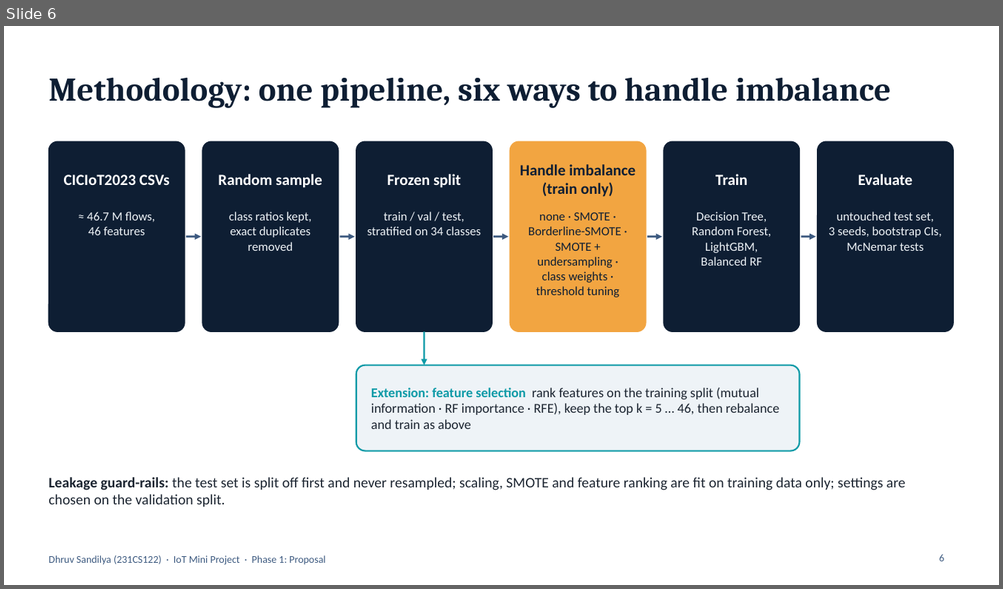
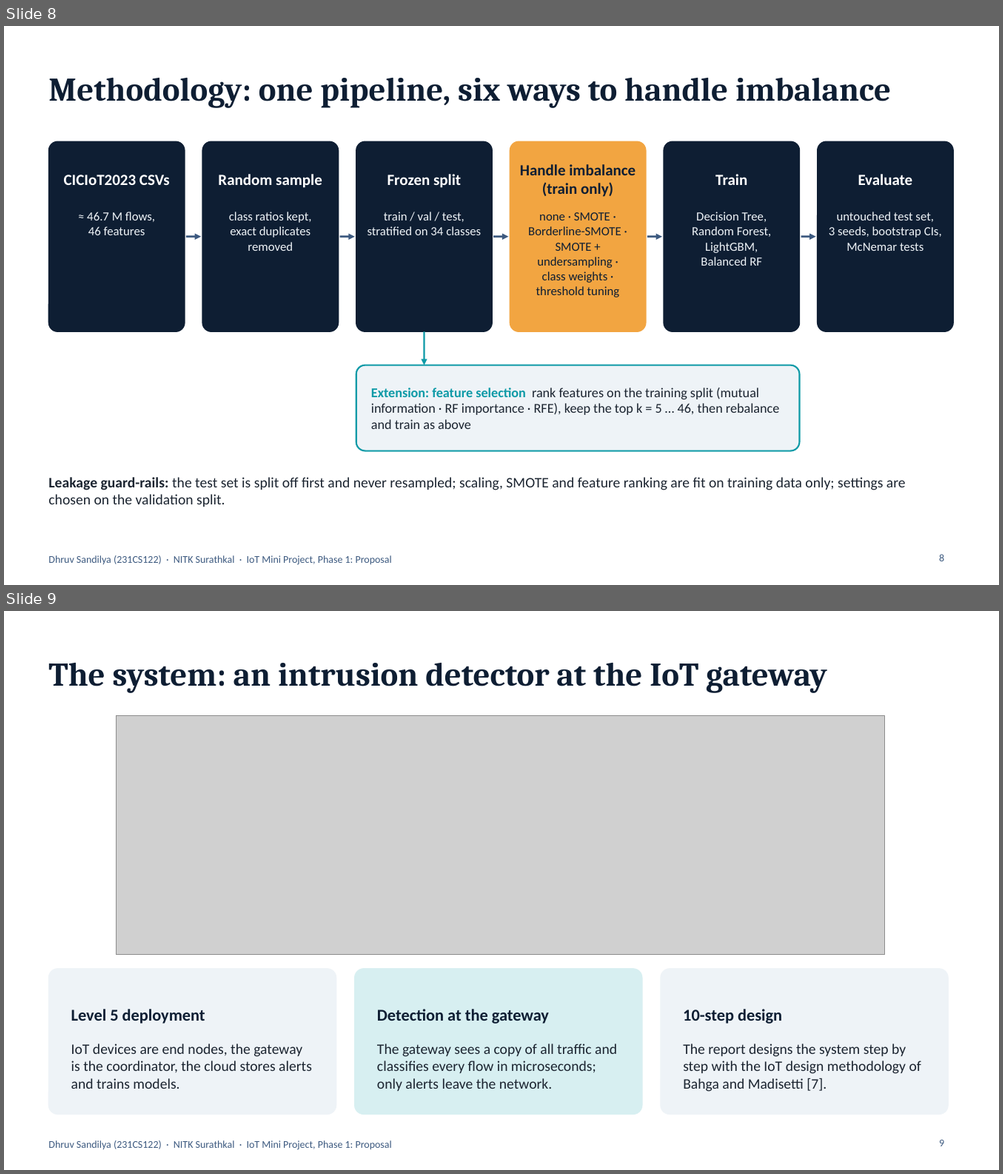
Before and after one commit to Dhruvsandilya0711/IoT_Mini_Project, a slide deck: slides/Phase1_Proposal.pptx. Shown one above the other, each under a label of ours: slide 6 before the commit, slides 8 and 9 after it. The pictures are 1003x589 and 1003x1174 pixels, drawn with LibreOffice and Linux fonts; fonts in the diff are those of the drawing; grey boxes stand for pictures. Boxes give left, top, right and bottom in pixels: in the first picture for what was removed or moved away, otherwise in the second. Text is boxed around its words. In the diff, an @@ line names an element or a change of style, - is before the commit and + after.

Commit message:
Rebuild both presentations and drop the Raspberry Pi wording
Phase 1 (proposal, 16 slides) and Phase 2 (results and demo, 21 slides)
now open with an NITK title slide and an outline, end with references,
and Phase 2 adds slides on how the experiments were run and on the live
demo. The report, its diagrams and both decks describe the gateway as a
generic device. notebooks/demo.ipynb runs the demo in Kaggle.

```diff
--- a/slides/Phase1_Proposal.pptx
+++ b/slides/Phase1_Proposal.pptx
@@ slide 9 added at [4, 611, 999, 1170], background #FFFFFF; not listed: 1 template element that a slide beside it also shows @@
@@ title added at [48, 663, 827, 693], 32 pt, text #0E1E33, bold @@
+The system: an intrusion detector at the IoT gateway
@@ picture added at [116, 715, 885, 955] @@
@@ rounded rectangle added at [48, 969, 336, 1115], fill #EEF3F7, outline #EEF3F7 1 pt @@
@@ rounded rectangle added at [355, 969, 642, 1115], fill #D7EFF1, outline #D7EFF1 1 pt @@
@@ rounded rectangle added at [660, 969, 948, 1115], fill #EEF3F7, outline #EEF3F7 1 pt @@
@@ text added at [71, 1009, 205, 1024], 16 pt, text #0E1E33, bold @@
+Level 5 deployment
@@ text added at [377, 1009, 549, 1024], 16 pt, text #0E1E33, bold @@
+Detection at the gateway
@@ text added at [683, 1009, 782, 1024], 16 pt, text #0E1E33, bold @@
+10-step design
@@ text added at [71, 1044, 312, 1089], 14 pt, text #1B2430 @@
+IoT devices are end nodes, the gateway is the coordinator, the cloud stores alerts and trains models.
@@ text added at [377, 1044, 617, 1091], 14 pt, text #1B2430 @@
+The gateway sees a copy of all traffic and classifies every flow in microseconds; only alerts leave the network.
@@ text added at [683, 1044, 921, 1092], 14 pt, text #1B2430 @@
+The report designs the system step by step with the IoT design methodology of Bahga and Madisetti [7].
@@ page number added at [939, 1140, 944, 1147], 10 pt, text #3D5A80 @@
+9
@@ what was slide 6 is now slide 8 @@
@@ slide 8 changed as well @@
@@ text at [48, 556, 392, 565]: text changed @@
-Dhruv Sandilya (231CS122) · IoT Mini Project · Phase 1: Proposal
+Dhruv Sandilya (231CS122) · NITK Surathkal · IoT Mini Project, Phase 1: Proposal
@@ page number at [939, 554, 944, 562]: text changed @@
-6
+8
```
Also in this commit, not shown: 11 other slides changed, 3 other slides added, 18 other files.
